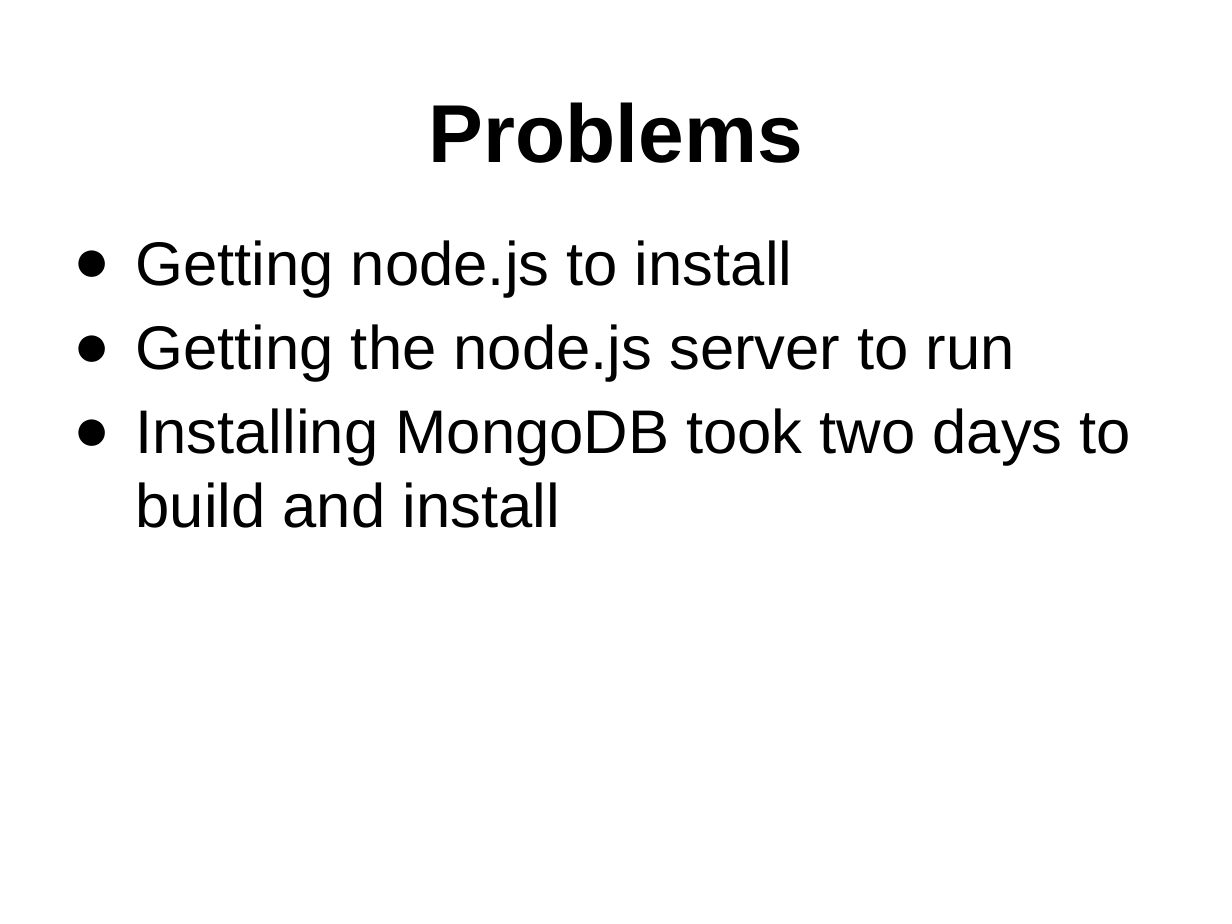
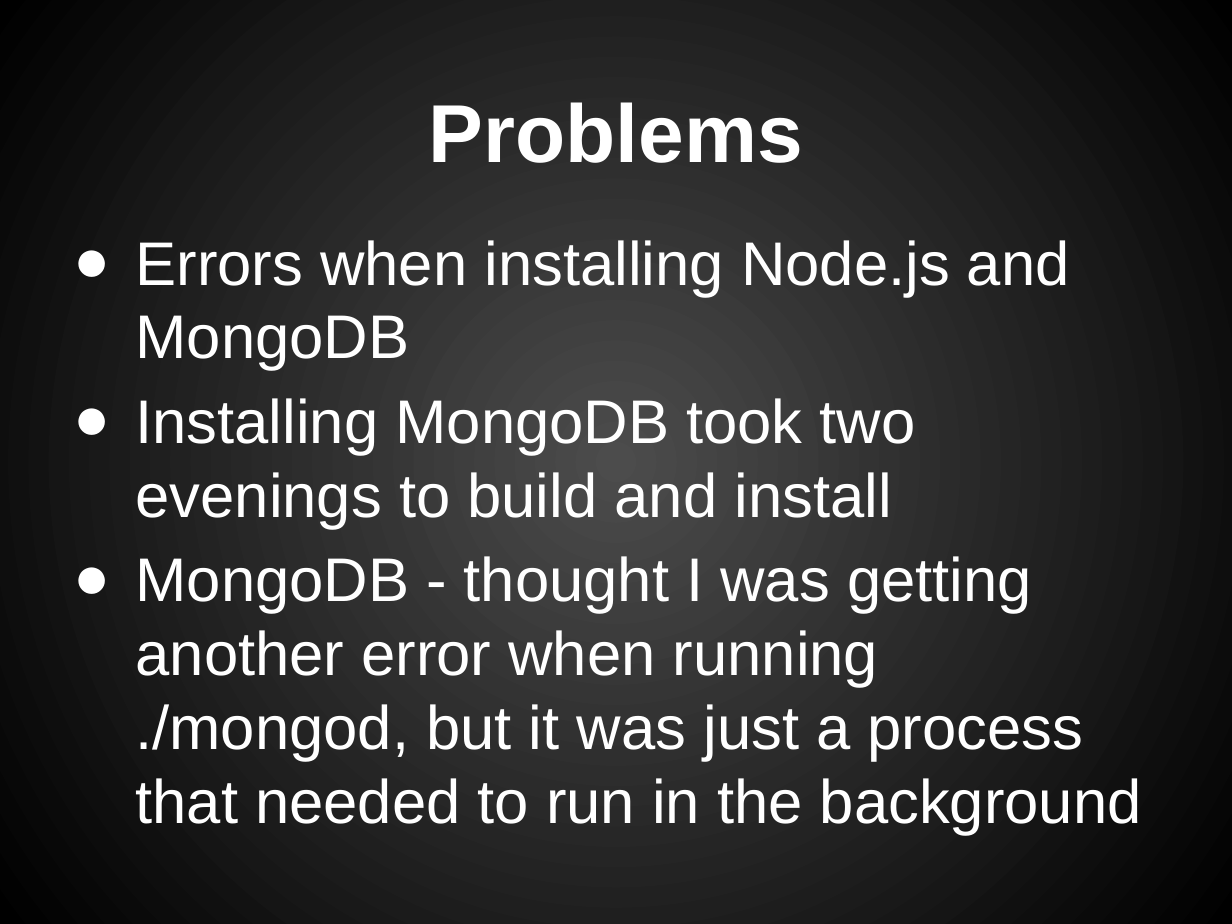
Before and after one commit to n02332802/ELProject, a slide deck: slide 4 of ELpart2.pptx. Drawn at 1232x924 pixels with LibreOffice and Linux fonts; fonts in the diff are those of the drawing. Boxes give left, top, right and bottom in pixels: in the first picture for what was removed or moved away, otherwise in the second. Text is boxed around its words. In the diff, an @@ line names an element or a change of style, - is before the commit and + after.

Commit message:
formatted ppt #2

```diff
--- a/ELpart2.pptx
+++ b/ELpart2.pptx
@@ background #FFFFFF to gradient #4C4C4C to #000000 @@
@@ title "Problems" at <box>429,102,803,163</box>: text colour #000000 to #FFFFFF @@
@@ text at <box>136,240,1142,834</box>: text changed; text colour #000000 to #FFFFFF @@
-● Getting node.js to install
-● Getting the node.js server to run
-● Installing MongoDB took two days to build and install
+● Errors when installing Node.js and MongoDB
+● Installing MongoDB took two evenings to build and install
+● MongoDB - thought I was getting another error when running ./mongod, but it was just a process that needed to run in the background
```
Also in this commit, not shown: 3 other slides changed.
